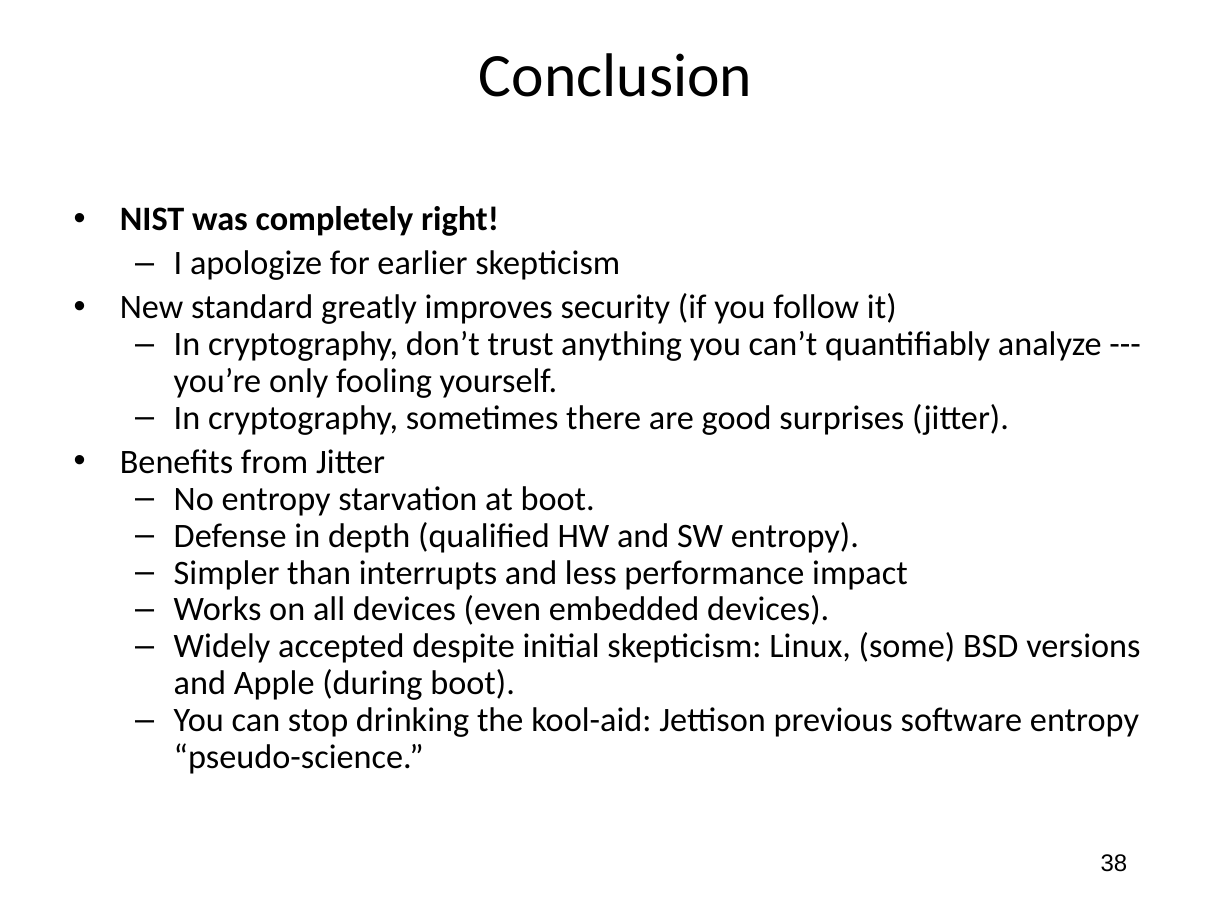
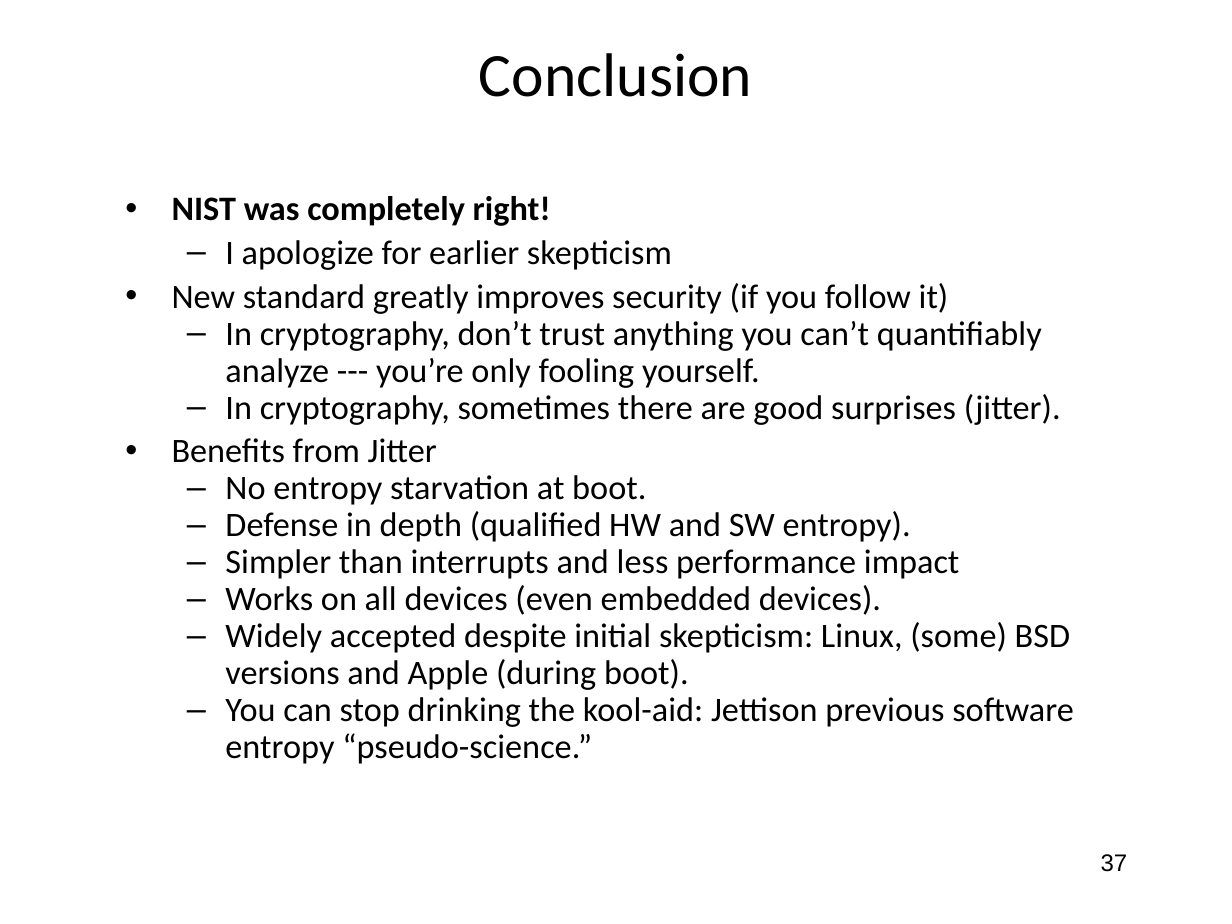
Before and after one commit to jlmucb/class_notes, a slide deck: slide 37 of BerkeleyClass/CS290Spring2013/Lectures/entropy_talk.pptx (slide 38 before the commit). Drawn at 1232x924 pixels with LibreOffice and Linux fonts; fonts in the diff are those of the drawing. Boxes give left, top, right and bottom in pixels: in the first picture for what was removed or moved away, otherwise in the second. Text is boxed around its words. In the diff, an @@ line names an element or a change of style, - is before the commit and + after.

Commit message:
Updated some entropy slides

```diff
--- a/BerkeleyClass/CS290Spring2013/Lectures/entropy_talk.pptx
+++ b/BerkeleyClass/CS290Spring2013/Lectures/entropy_talk.pptx
@@ text "NIST was completely right!" rewrapped from (120,206,1140,774) to (172,196,1074,764) @@
@@ page number at (1101,854,1128,872): text changed @@
-38
+37
```
Also in this commit, not shown: 10 other slides changed, 1 other file.
